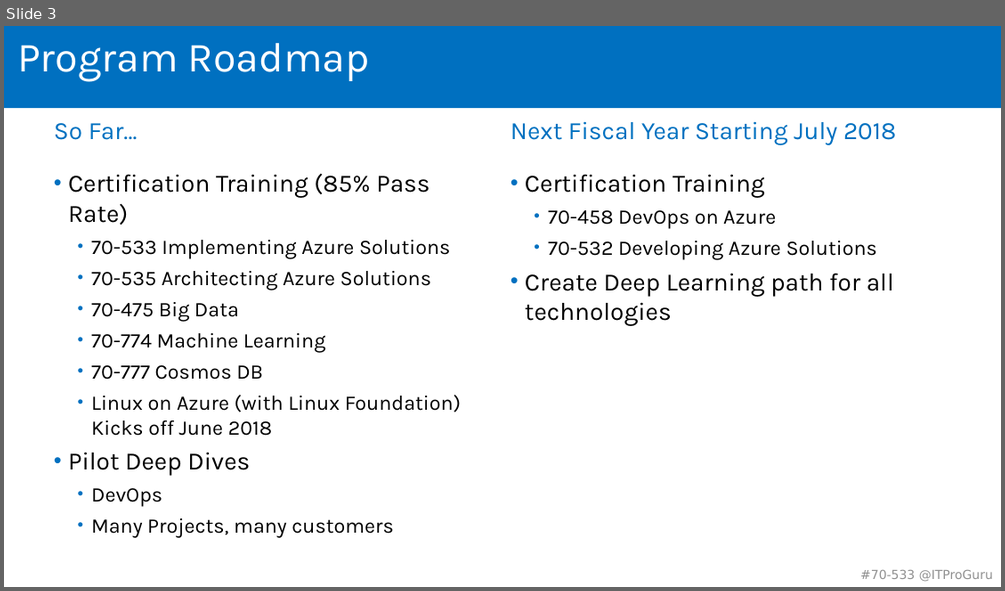
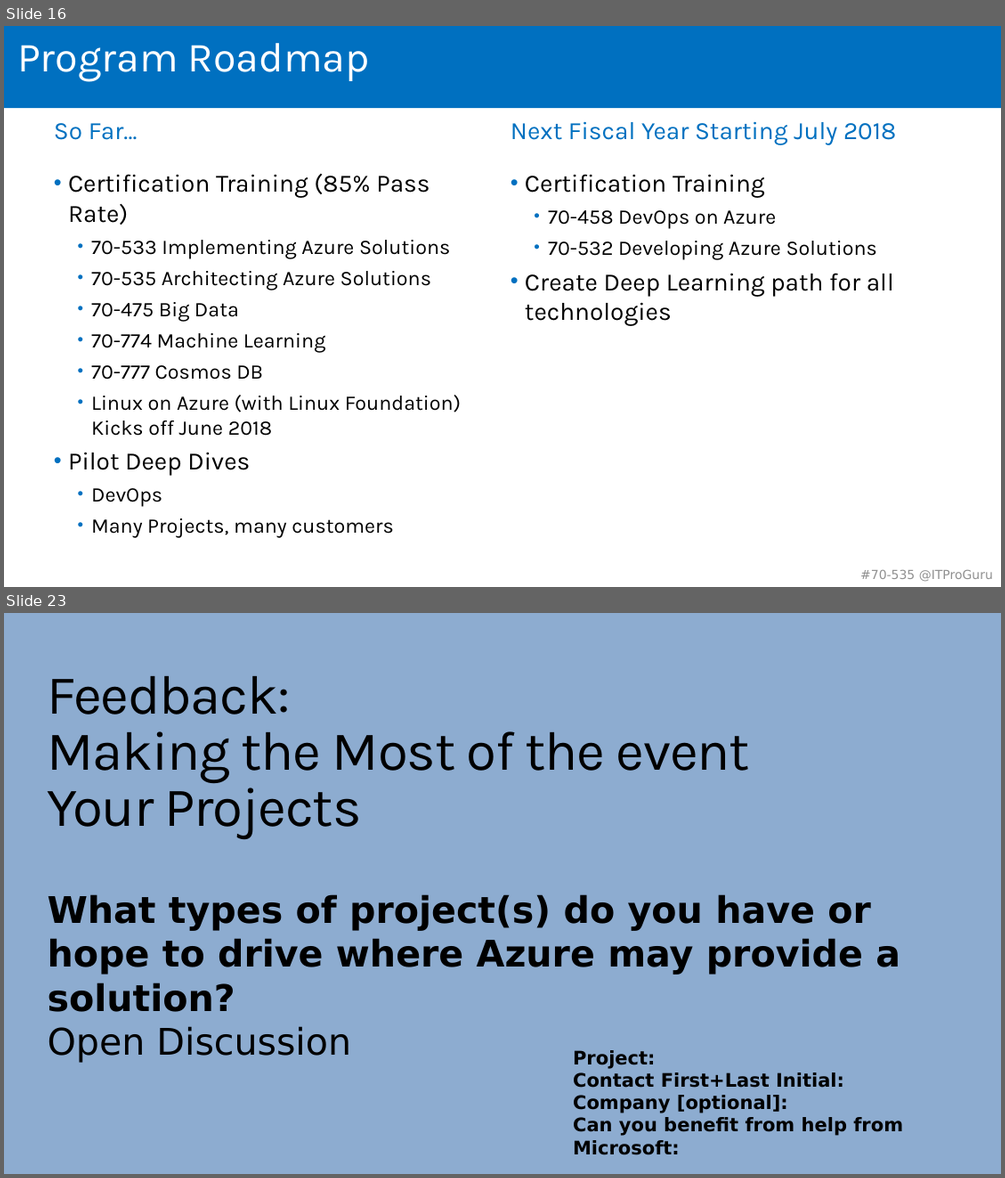
Before and after one commit to guruskill/70-535, a slide deck: Presentations/2018-05-14-Boston/535-Opening-Extra.pptx. Shown one above the other, each under a label of ours: slide 3 before the commit, slides 16 and 23 after it; the slides between them are not shown. The pictures are 1005x591 and 1005x1178 pixels, drawn with LibreOffice and Linux fonts; fonts in the diff are those of the drawing; background and template pictures are left out. Boxes give left, top, right and bottom in pixels: in the first picture for what was removed or moved away, otherwise in the second. Text is boxed around its words. In the diff, an @@ line names an element or a change of style, - is before the commit and + after.

```diff
--- a/Presentations/2018-05-14-Boston/535-Opening-Extra.pptx
+++ b/Presentations/2018-05-14-Boston/535-Opening-Extra.pptx
@@ slide 23 added at [4, 613, 1001, 1174], background #8DACD0; not listed: 2 template elements that a slide beside it also shows @@
@@ rectangle added at [4, 613, 1001, 1174], fill #8DACD0 @@
@@ title added at [48, 676, 750, 839], 52.9 pt, text #000000 @@
+Feedback:
+Making the Most of the event
+Your Projects
@@ rectangle added at [4, 887, 1001, 909], fill #25B9EC @@
@@ text added at [48, 894, 900, 1012], 35.3 pt, text #000000, bold @@
+What types of project(s) do you have or hope to drive where Azure may provide a solution?
+Open Discussion
@@ rectangle added at [4, 965, 1001, 1174], fill #4DA0E2 @@
@@ text added at [573, 1050, 903, 1135], 18 pt, text #000000, bold @@
+Project:
+Contact First+Last Initial:
+Company [optional]:
+Can you benefit from help from Microsoft:
@@ rectangle added at [4, 1082, 1001, 1174], fill #00188F @@
@@ what was slide 3 is now slide 16 @@
@@ slide 16 changed as well @@
@@ text at [860, 570, 993, 581]: text changed @@
-#70-533 @ITProGuru
+#70-535 @ITProGuru
```
Also in this commit, not shown: 3 other slides changed, 20 other slides added, 1 slide removed.
